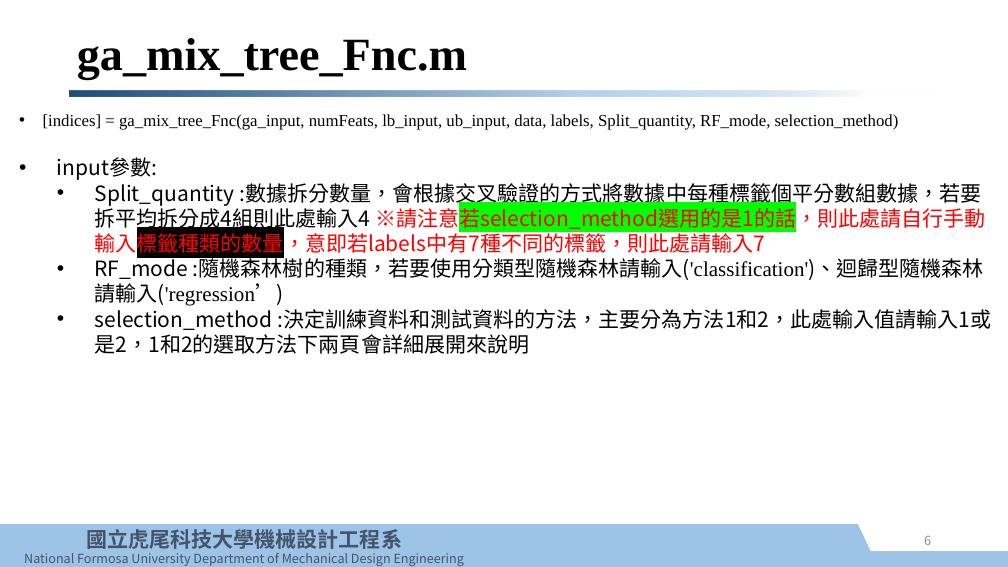
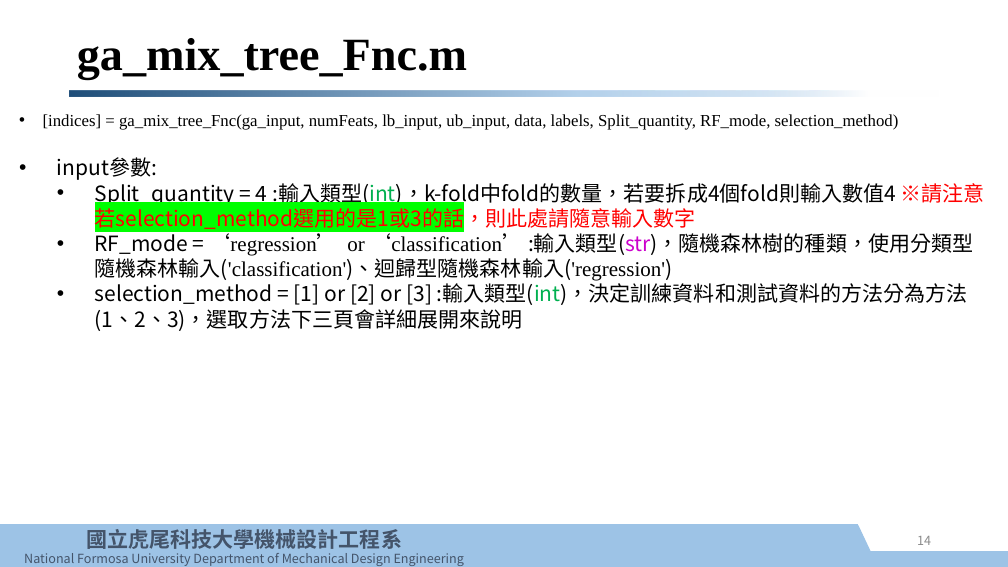
Before and after one commit to e970230/test, a slide deck: slide 14 of GA_RF/基因演算法控制隨機森林使用說明.pptx (slide 6 before the commit). Drawn at 1008x567 pixels with LibreOffice and Linux fonts; fonts in the diff are those of the drawing; background and template pictures are left out. Boxes give left, top, right and bottom in pixels: in the first picture for what was removed or moved away, otherwise in the second. Text is boxed around its words. In the diff, an @@ line names an element or a change of style, - is before the commit and + after.

```diff
--- a/GA_RF/基因演算法控制隨機森林使用說明.pptx
+++ b/GA_RF/基因演算法控制隨機森林使用說明.pptx
@@ text at (95, 183, 985, 331): text changed @@
-  • Split_quantity :數據拆分數量，會根據交叉驗證的方式將數據中每種標籤個平分數組數據，若要拆平均拆分成4組則此處輸入4 ※請注意若selection_method選用的是1的話，則此處請自行手動輸入標籤種類的數量，意即若labels中有7種不同的標籤，則此處請輸入7
-  • RF_mode :隨機森林樹的種類，若要使用分類型隨機森林請輸入('classification')、迴歸型隨機森林請輸入('regression’)
-  • selection_method :決定訓練資料和測試資料的方法，主要分為方法1和2，此處輸入值請輸入1或是2，1和2的選取方法下兩頁會詳細展開來說明
+  • Split_quantity = 4 :輸入類型(int)，k-fold中fold的數量，若要拆成4個fold則輸入數值4 ※請注意若selection_method選用的是1或3的話，則此處請隨意輸入數字
+  • RF_mode = ‘regression’ or ‘classification’ :輸入類型(str)，隨機森林樹的種類，使用分類型隨機森林輸入('classification')、迴歸型隨機森林輸入('regression')
+  • selection_method = [1] or [2] or [3] :輸入類型(int)，決定訓練資料和測試資料的方法分為方法(1、2、3)，選取方法下三頁會詳細展開來說明
@@ page number at (917, 536, 931, 545): text changed @@
-6
+14
```
Also in this commit, not shown: 6 other slides changed, 8 slides added, 4 slides removed.
